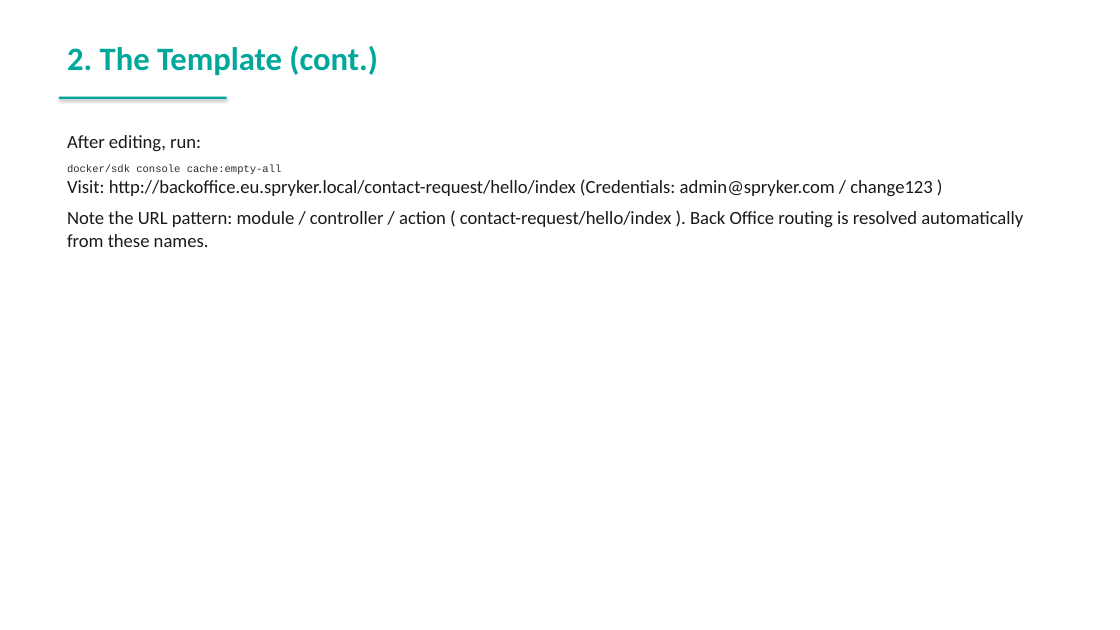
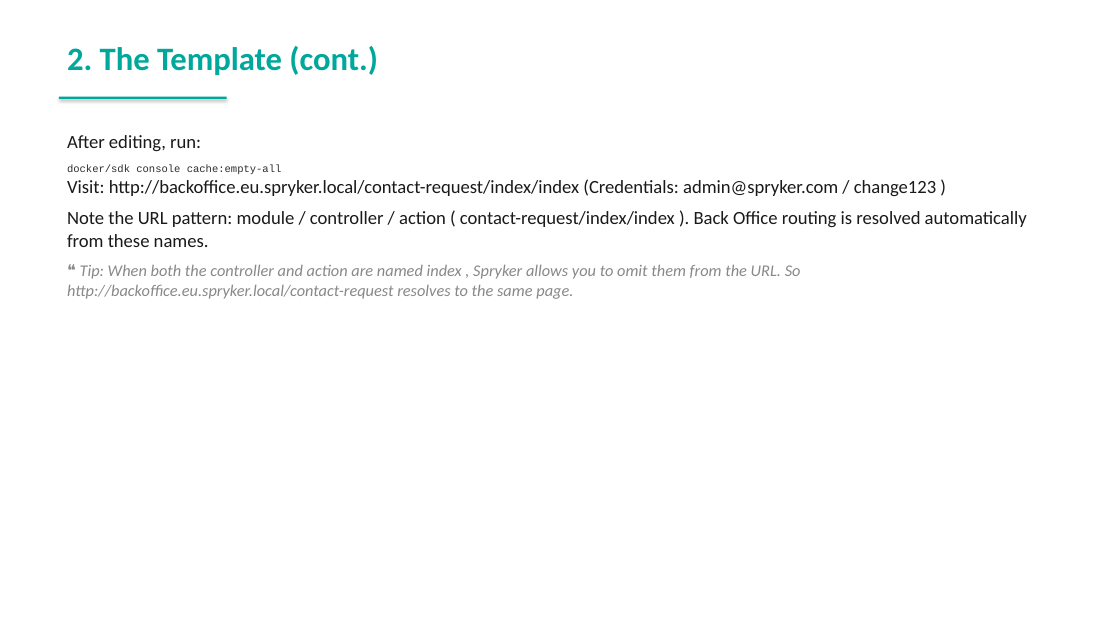
Before and after one commit to spryker-academy/instructor-exercises, a slide deck: slide 74 of guides-pptx/spryker-academy-fundamental.pptx. Drawn at 1120x630 pixels with LibreOffice and Linux fonts; fonts in the diff are those of the drawing. Boxes give left, top, right and bottom in pixels: in the first picture for what was removed or moved away, otherwise in the second. Text is boxed around its words. In the diff, an @@ line names an element or a change of style, - is before the commit and + after.

Commit message:
fix: regenerate PowerPoint guides from updated HTML
- Synced spryker-academy-fundamental.pptx with HTML guides
- Synced spryker-academy-professional.pptx with HTML guides

```diff
--- a/guides-pptx/spryker-academy-fundamental.pptx
+++ b/guides-pptx/spryker-academy-fundamental.pptx
@@ text at (x1=67, y1=179, x2=1027, y2=299): text changed @@
-Visit: http://backoffice.eu.spryker.local/contact-request/hello/index (Credentials: admin@spryker.com / change123 )
-Note the URL pattern: module / controller / action ( contact-request/hello/index ). Back Office routing is resolved automatically from these names.
+Visit: http://backoffice.eu.spryker.local/contact-request/index/index (Credentials: admin@spryker.com / change123 )
+Note the URL pattern: module / controller / action ( contact-request/index/index ). Back Office routing is resolved automatically from these names.
+❝ Tip: When both the controller and action are named index , Spryker allows you to omit them from the URL. So http://backoffice.eu.spryker.local/contact-request resolves to the same page.
```
Also in this commit, not shown: 9 other slides changed, 1 slide added, 1 other file.
